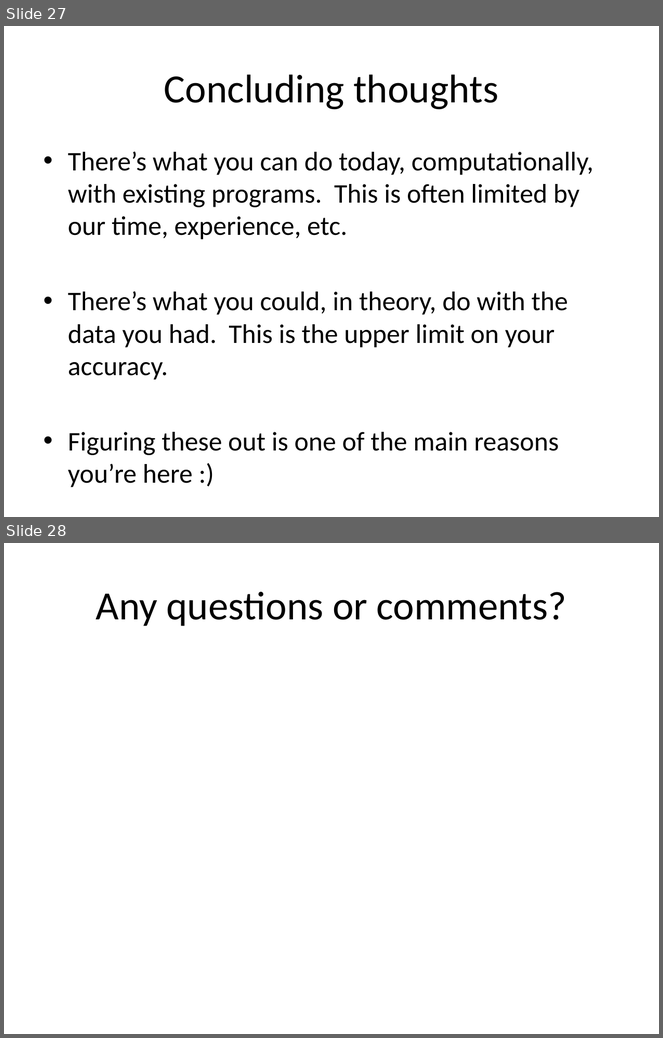
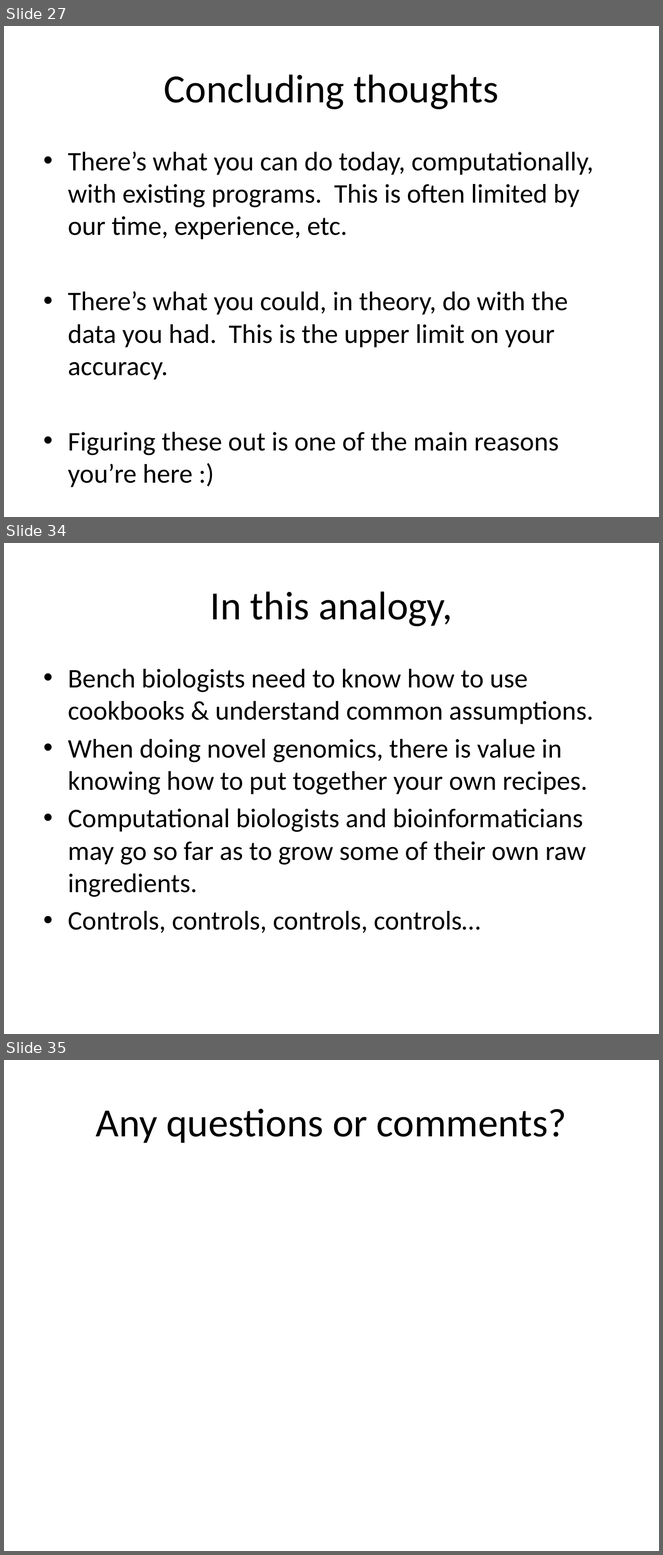
Before and after one commit to dib-lab/2013-caltech-workshop, a slide deck: _static/cemi-lecture-welcome.pptx. Shown one above the other, each under a label of ours: slides 27 and 28 before the commit, slides 27, 34 and 35 after it; the slides between them are not shown. The pictures are 663x1038 and 663x1555 pixels, drawn with LibreOffice and Linux fonts; fonts in the diff are those of the drawing. Boxes give left, top, right and bottom in pixels: in the first picture for what was removed or moved away, otherwise in the second. Text is boxed around its words. In the diff, an @@ line names an element or a change of style, - is before the commit and + after.

```diff
--- a/_static/cemi-lecture-welcome.pptx
+++ b/_static/cemi-lecture-welcome.pptx
@@ slide 34 added at bbox=[4, 543, 659, 1034], background #FFFFFF @@
@@ title added at bbox=[210, 591, 452, 627], 44 pt, text #000000 @@
+In this analogy,
@@ text added at bbox=[68, 669, 594, 934], 29.6 pt, text #000000 @@
+• Bench biologists need to know how to use cookbooks & understand common assumptions.
+• When doing novel genomics, there is value in knowing how to put together your own recipes.
+• Computational biologists and bioinformaticians may go so far as to grow some of their own raw ingredients.
+• Controls, controls, controls, controls…
@@ what was slide 28 is now slide 35 @@
```
Also in this commit, not shown: 6 other slides added, 1 other file.
